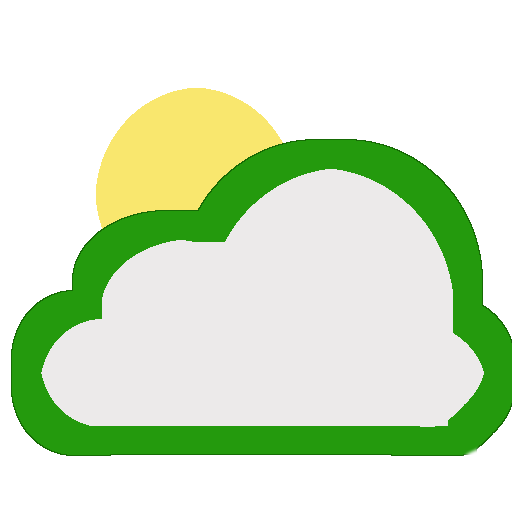
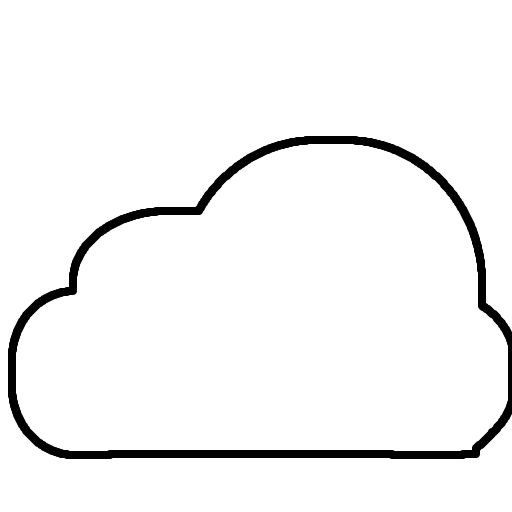
Two versions of the same layered image (512px x 512px). Layer-by-layer changes:
painted on "Layer" over [8, 136, 512, 459]
painted on "Portapapeles" over [96, 88, 297, 301]
